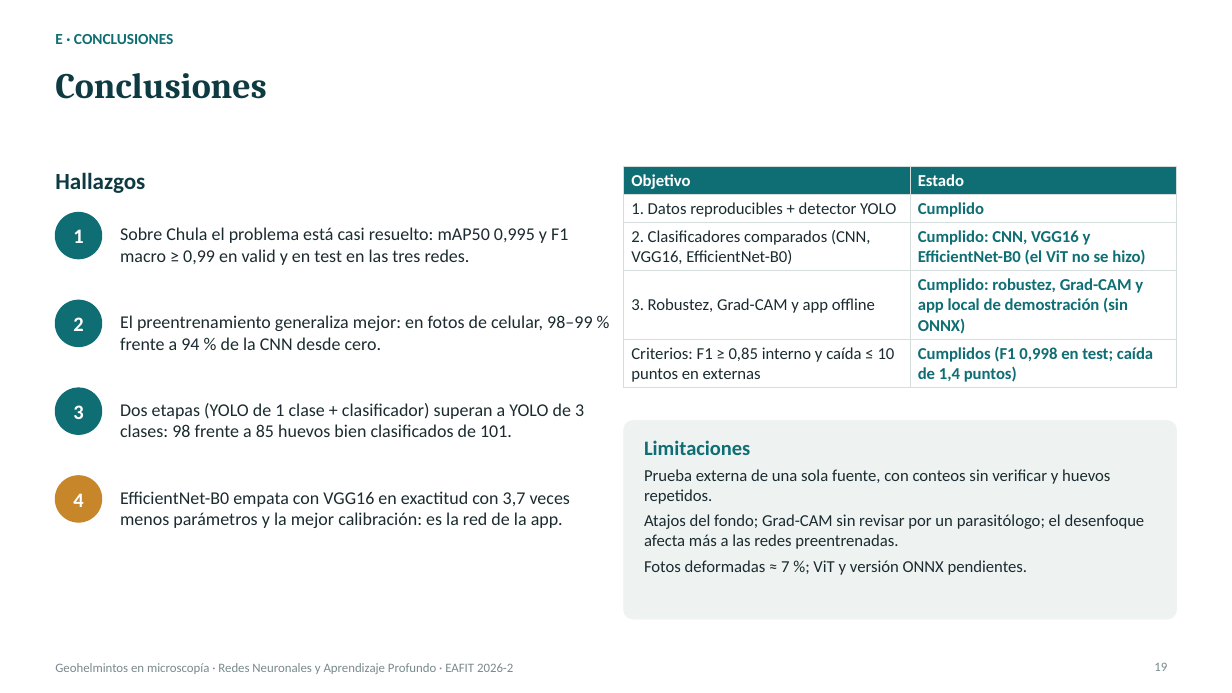
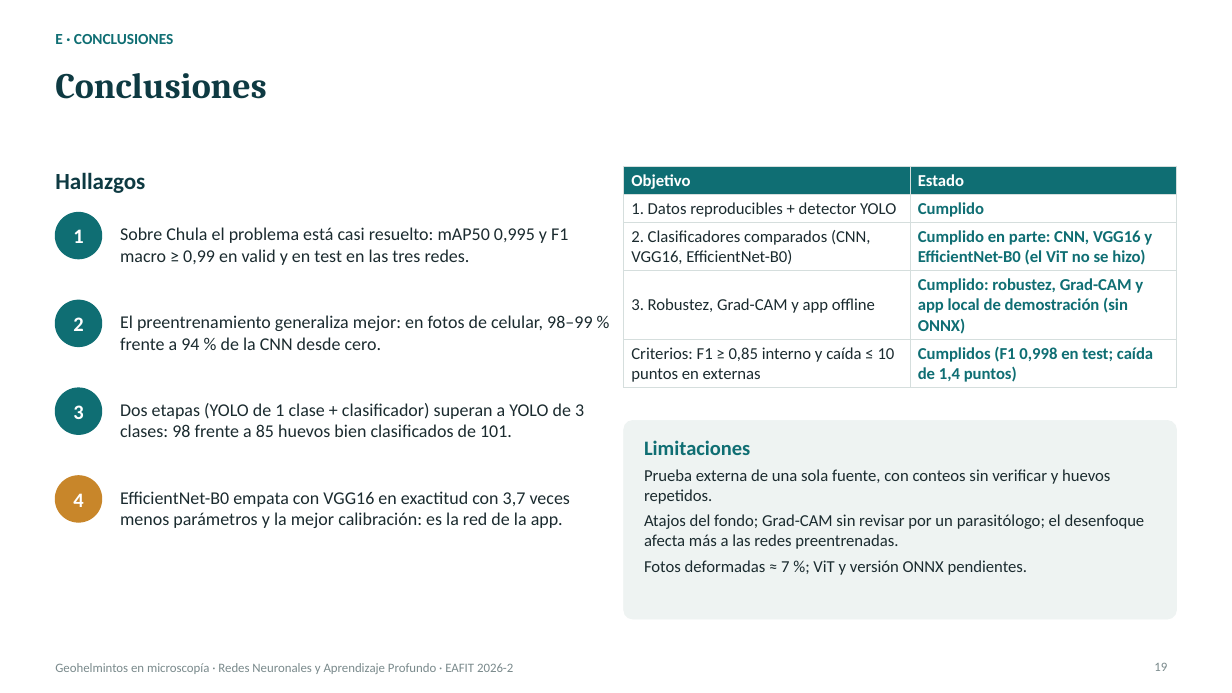
Before and after one commit to Llano0/ParCero_beta, a slide deck: slide 19 of docs/entregas/deep-learning/Presentacion_Geohelmintos_DL.pptx. Drawn at 1232x693 pixels with LibreOffice and Linux fonts; fonts in the diff are those of the drawing. Boxes give left, top, right and bottom in pixels: in the first picture for what was removed or moved away, otherwise in the second. Text is boxed around its words. In the diff, an @@ line names an element or a change of style, - is before the commit and + after.

```diff
--- a/docs/entregas/deep-learning/Presentacion_Geohelmintos_DL.pptx
+++ b/docs/entregas/deep-learning/Presentacion_Geohelmintos_DL.pptx
@@ table at (624,166,1177,386) @@
-row 3, column 2: Cumplido: CNN, VGG16 y EfficientNet-B0 (el ViT no se hizo)
+row 3, column 2: Cumplido en parte: CNN, VGG16 y EfficientNet-B0 (el ViT no se hizo)
```
Also in this commit, not shown: 1 other slide changed, 1 slide added, 11 other files.
